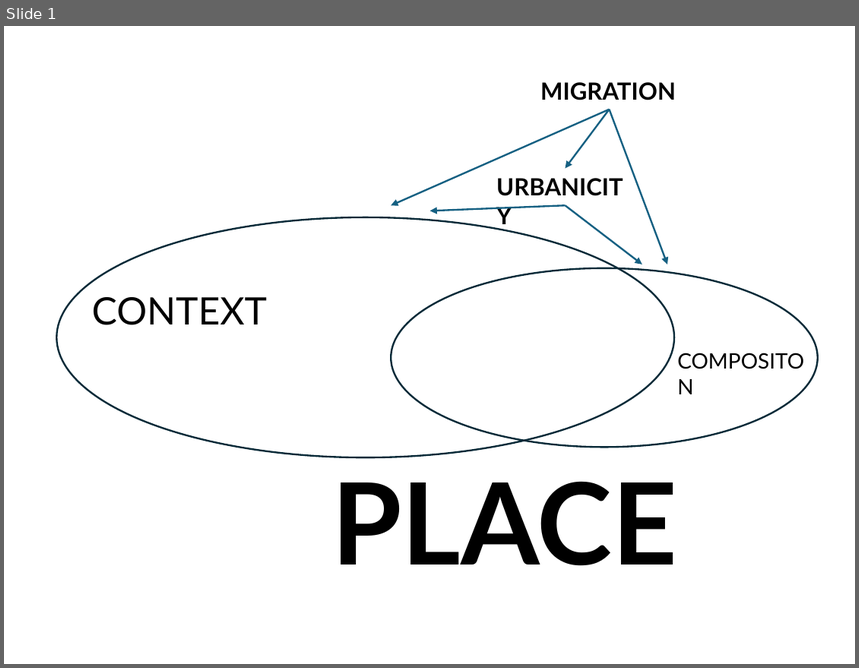
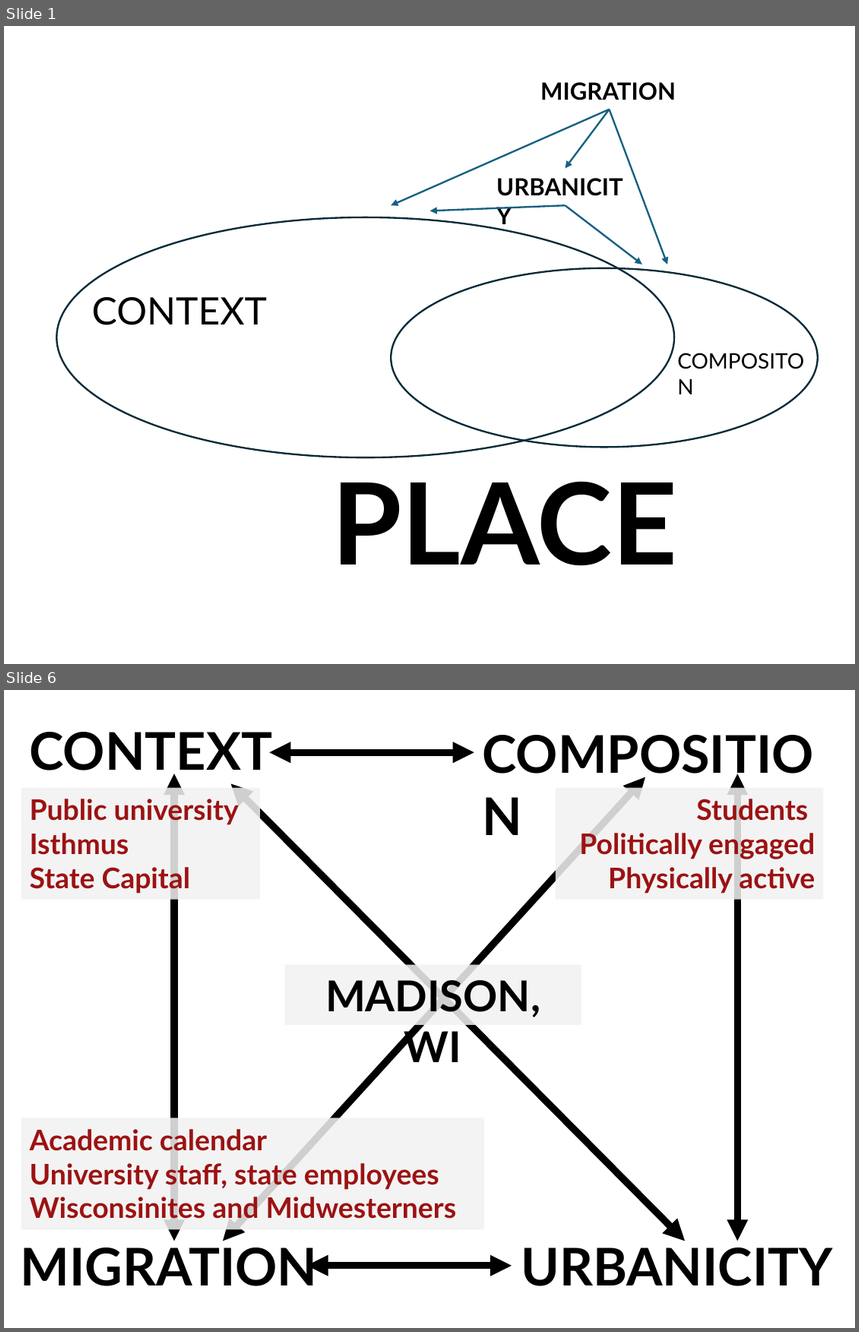
Before and after one commit to hannaheow/dissertation, a slide deck: images/framework.pptx. Shown one above the other, each under a label of ours: slide 1 before the commit, slides 1 and 6 after it; the slides between them are not shown. The pictures are 859x668 and 859x1332 pixels, drawn with LibreOffice and Linux fonts; fonts in the diff are those of the drawing. Boxes give left, top, right and bottom in pixels: in the first picture for what was removed or moved away, otherwise in the second. Text is boxed around its words. In the diff, an @@ line names an element or a change of style, - is before the commit and + after.

```diff
--- a/images/framework.pptx
+++ b/images/framework.pptx
@@ slide 6 added at box(4, 690, 855, 1328), background #FFFFFF @@
@@ text added at box(30, 732, 273, 780), 44 pt, text #000000, bold @@
+CONTEXT
@@ text added at box(474, 717, 855, 788), 44 pt, text #000000, bold @@
+COMPOSITION
@@ double arrow added from (269, 752) to (474, 752), #000000 6 pt @@
@@ double arrow added from (174, 1242) to (174, 774), #000000 6 pt @@
@@ double arrow added from (223, 1242) to (645, 777), #000000 6 pt @@
@@ double arrow added from (737, 774) to (737, 1242), #000000 6 pt @@
@@ rectangle added at box(21, 788, 260, 900), fill #F2F2F2 at 86% opacity, 24 pt, text #9C1212, bold @@
+Public university
+Isthmus
+State Capital
@@ double arrow added from (231, 783) to (685, 1242), #000000 6 pt @@
@@ rectangle added at box(556, 788, 824, 900), fill #F2F2F2 at 86% opacity, 24 pt, text #9C1212, bold @@
+Students
+Politically engaged
+Physically active
@@ rectangle added at box(285, 965, 582, 1025), fill #F2F2F2 at 86% opacity, 36 pt, text #000000, bold @@
+MADISON, WI
@@ rectangle added at box(21, 1118, 484, 1230), fill #F2F2F2 at 86% opacity, 24 pt, text #9C1212, bold @@
+Academic calendar
+University staff, state employees
+Wisconsinites and Midwesterners
@@ text added at box(21, 1241, 318, 1287), 44 pt, text #000000, bold @@
+MIGRATION
@@ text added at box(521, 1241, 832, 1287), 44 pt, text #000000, bold @@
+URBANICITY
@@ double arrow added from (307, 1266) to (512, 1266), #000000 6 pt @@
```
Also in this commit, not shown: 5 other slides added, 19 other files.
